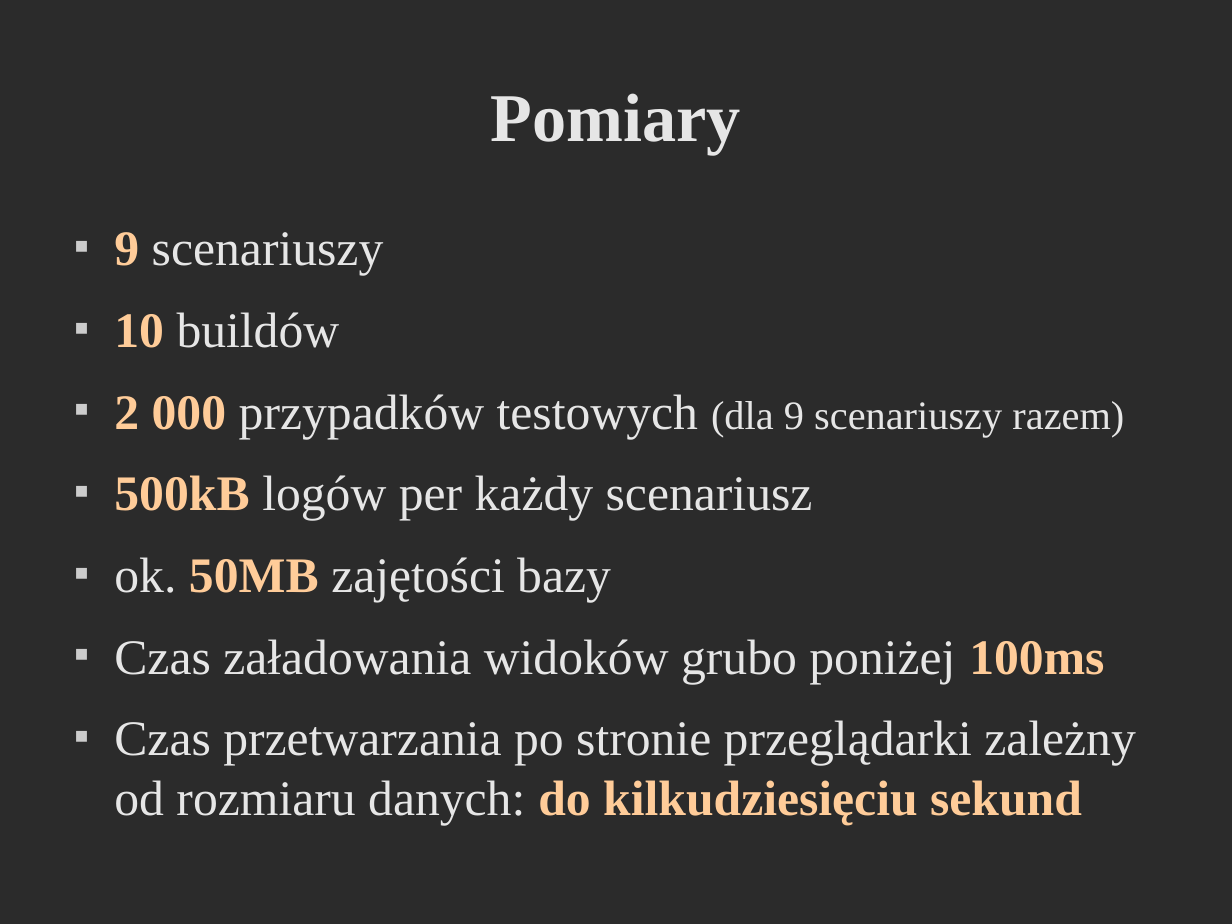
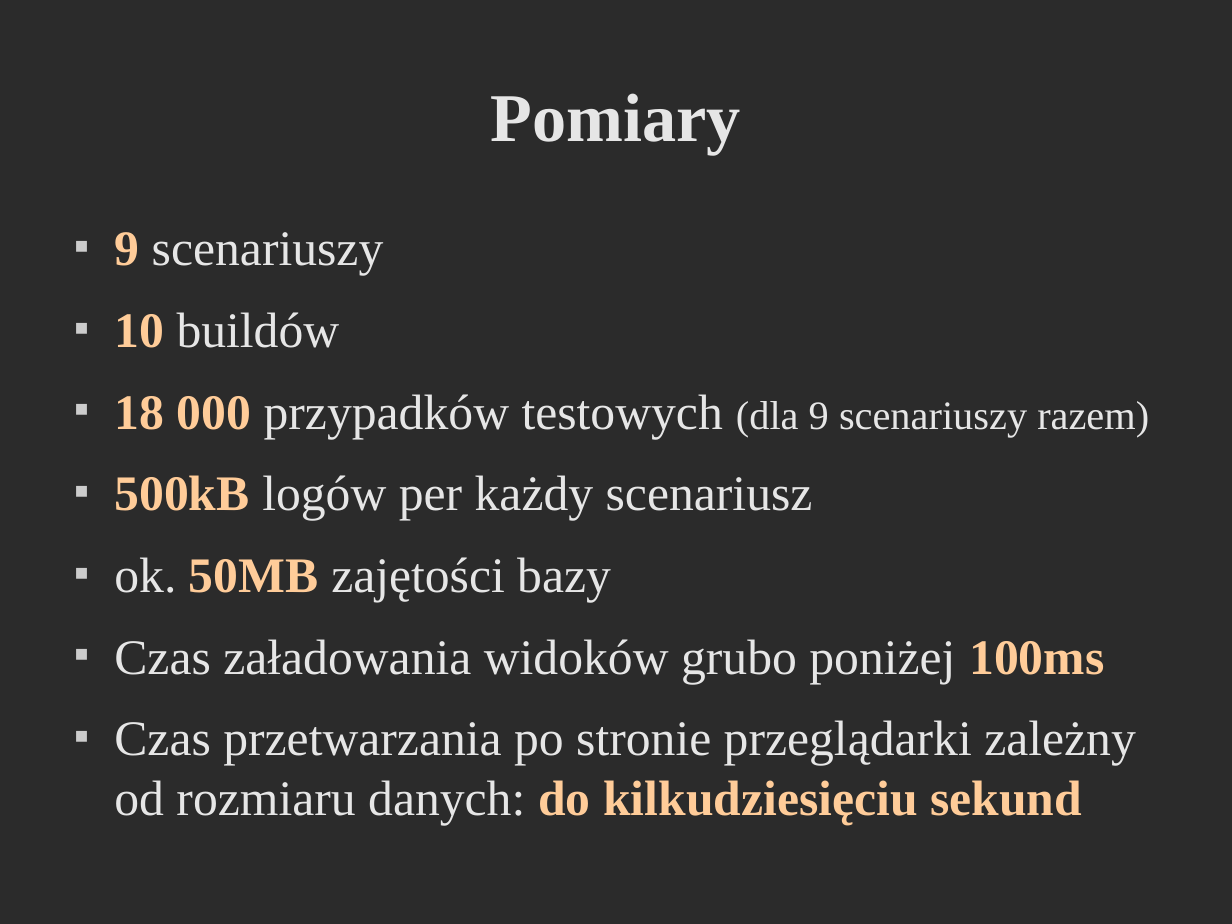
Before and after one commit to godfryd/checking-couchdb, a slide deck: slide 24 of checking-couchdb.odp (slide 22 before the commit). Drawn at 1232x924 pixels with LibreOffice and Linux fonts; fonts in the diff are those of the drawing; background and template pictures are left out; a plain dark background stands for a picture behind light text. Boxes give left, top, right and bottom in pixels: in the first picture for what was removed or moved away, otherwise in the second. Text is boxed around its words. In the diff, an @@ line names an element or a change of style, - is before the commit and + after.

```diff
--- a/checking-couchdb.odp
+++ b/checking-couchdb.odp
@@ text at [114, 394, 1149, 439]: text changed @@
-■ 2 000 przypadków testowych (dla 9 scenariuszy razem)
+■ 18 000 przypadków testowych (dla 9 scenariuszy razem)
```
Also in this commit, not shown: 8 other slides changed, 6 slides added, 5 slides removed.
